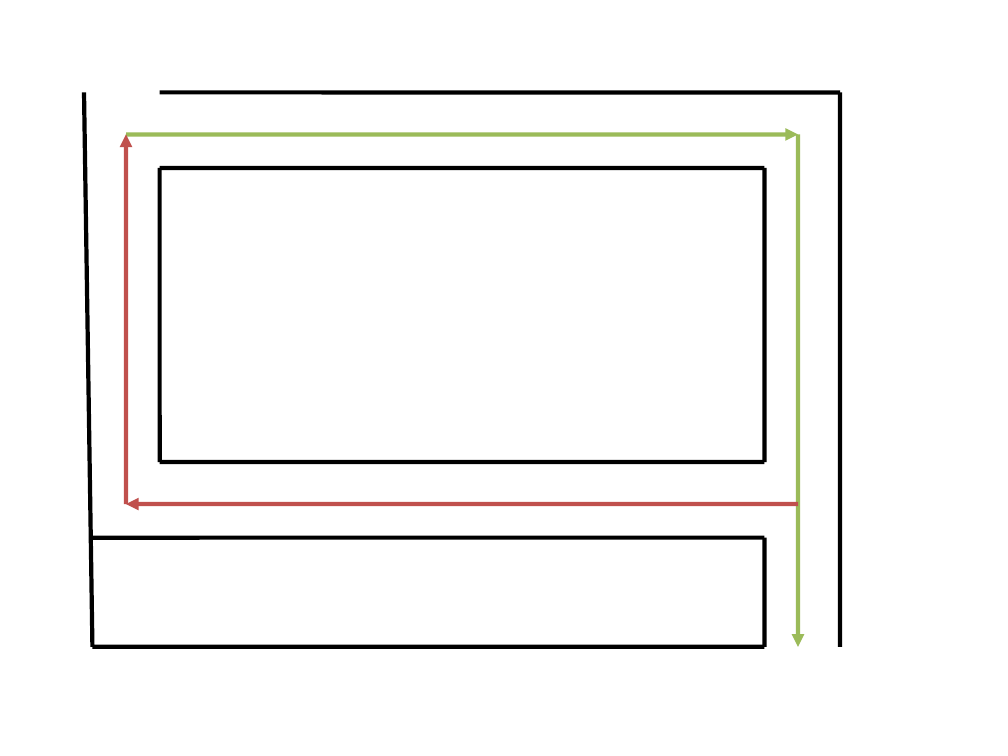
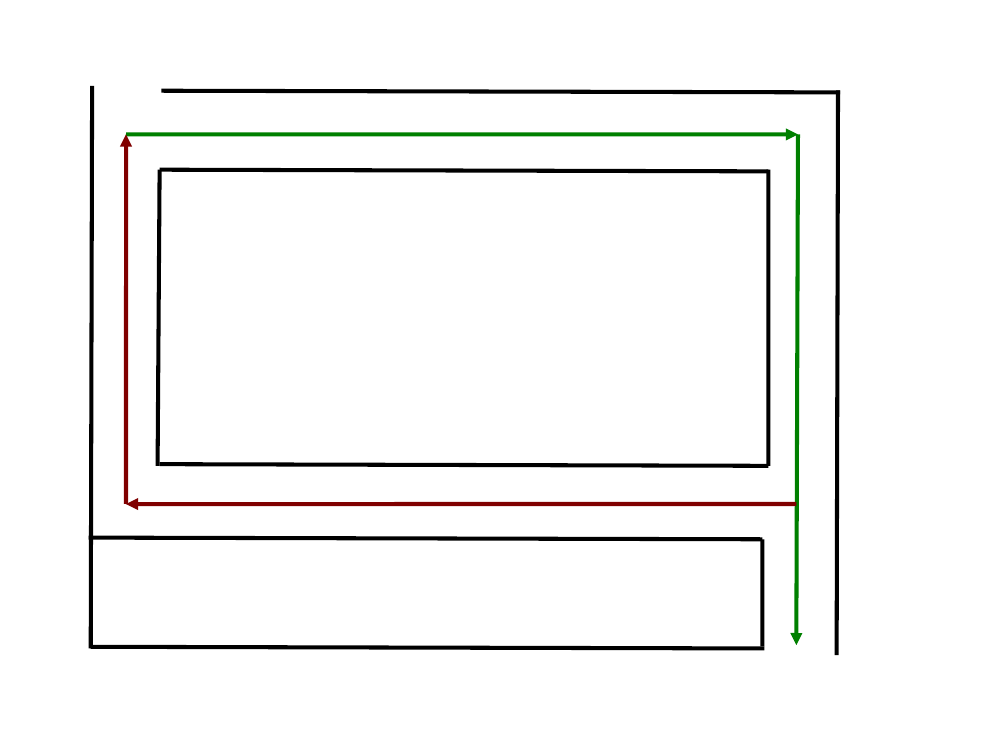
Before and after one commit to liuxinyu95/AlgoXY, a slide deck: slide 1 of search/img/maze-loop.odp. Drawn at 1008x756 pixels with LibreOffice and Linux fonts; fonts in the diff are those of the drawing. Boxes give left, top, right and bottom in pixels: in the first picture for what was removed or moved away, otherwise in the second. Text is boxed around its words. In the diff, an @@ line names an element or a change of style, - is before the commit and + after.

```diff
--- a/search/img/maze-loop.odp
+++ b/search/img/maze-loop.odp
@@ line moved from (84, 93) - (93, 647) to (92, 86) - (91, 648) @@
@@ line (92, 86) - (91, 648): stroke #000000 3 pt to #000000 2.89 pt @@
@@ line (840, 93) - (161, 91): stroke #000000 3 pt to #000000 2.89 pt @@
@@ line moved from (840, 93) - (840, 647) to (838, 91) - (837, 655) @@
@@ line (838, 91) - (837, 655): stroke #000000 3 pt to #000000 2.89 pt @@
@@ arrow (126, 134) - (798, 134): stroke #9BBB59 3 pt to #008000 2.89 pt @@
@@ arrow (126, 504) - (126, 134): stroke #C0504D 3 pt to #800000 2.89 pt @@
@@ arrow (798, 134) - (796, 645): stroke #9BBB59 3 pt to #008000 2.89 pt @@
@@ 3 lines: place and size @@
-3 lines at [93,93,840,647]
+3 lines at [91,91,840,648]
@@ line (159, 169) - (157, 466): stroke #000000 3 pt to #000000 2.89 pt @@
@@ line moved from (159, 168) - (764, 168) to (768, 171) - (159, 169) @@
@@ line (768, 171) - (159, 169): stroke #000000 3 pt to #000000 2.89 pt @@
@@ line moved from (764, 168) - (764, 462) to (768, 169) - (768, 466) @@
@@ line (768, 169) - (768, 466): stroke #000000 3 pt to #000000 2.89 pt @@
@@ line moved from (159, 462) - (764, 462) to (768, 466) - (159, 464) @@
@@ line (768, 466) - (159, 464): stroke #000000 3 pt to #000000 2.89 pt @@
@@ arrow (796, 504) - (126, 504): stroke #C0504D 3 pt to #800000 2.89 pt @@
@@ line moved from (764, 537) - (93, 537) to (762, 539) - (89, 537) @@
@@ line (762, 539) - (89, 537): stroke #000000 3 pt to #000000 2.89 pt @@
@@ line (762, 646) - (762, 539): stroke #000000 3 pt to #000000 2.89 pt @@
@@ line (764, 648) - (91, 647): stroke #000000 3 pt to #000000 2.89 pt @@
```
Also in this commit, not shown: 4 other files.
